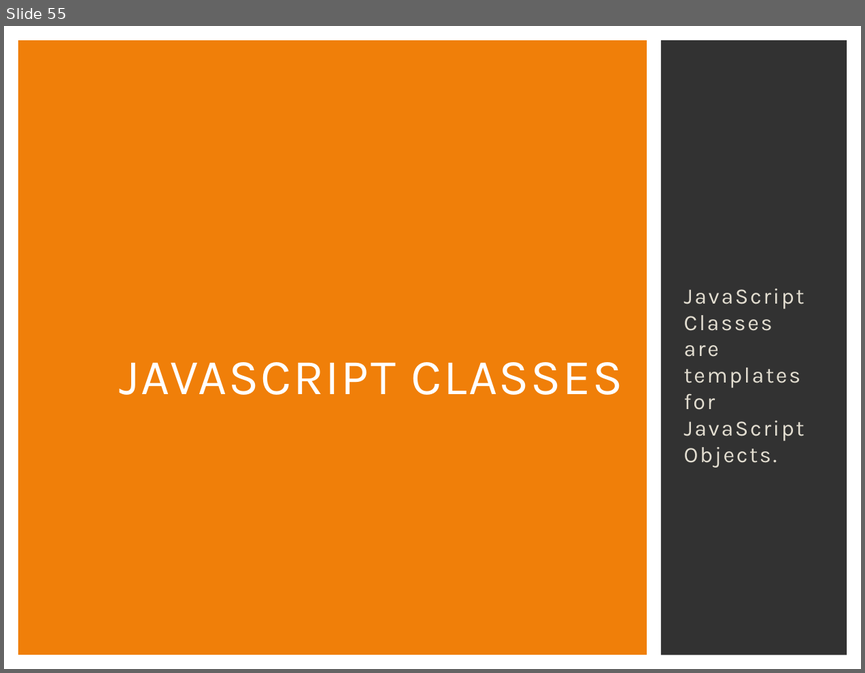
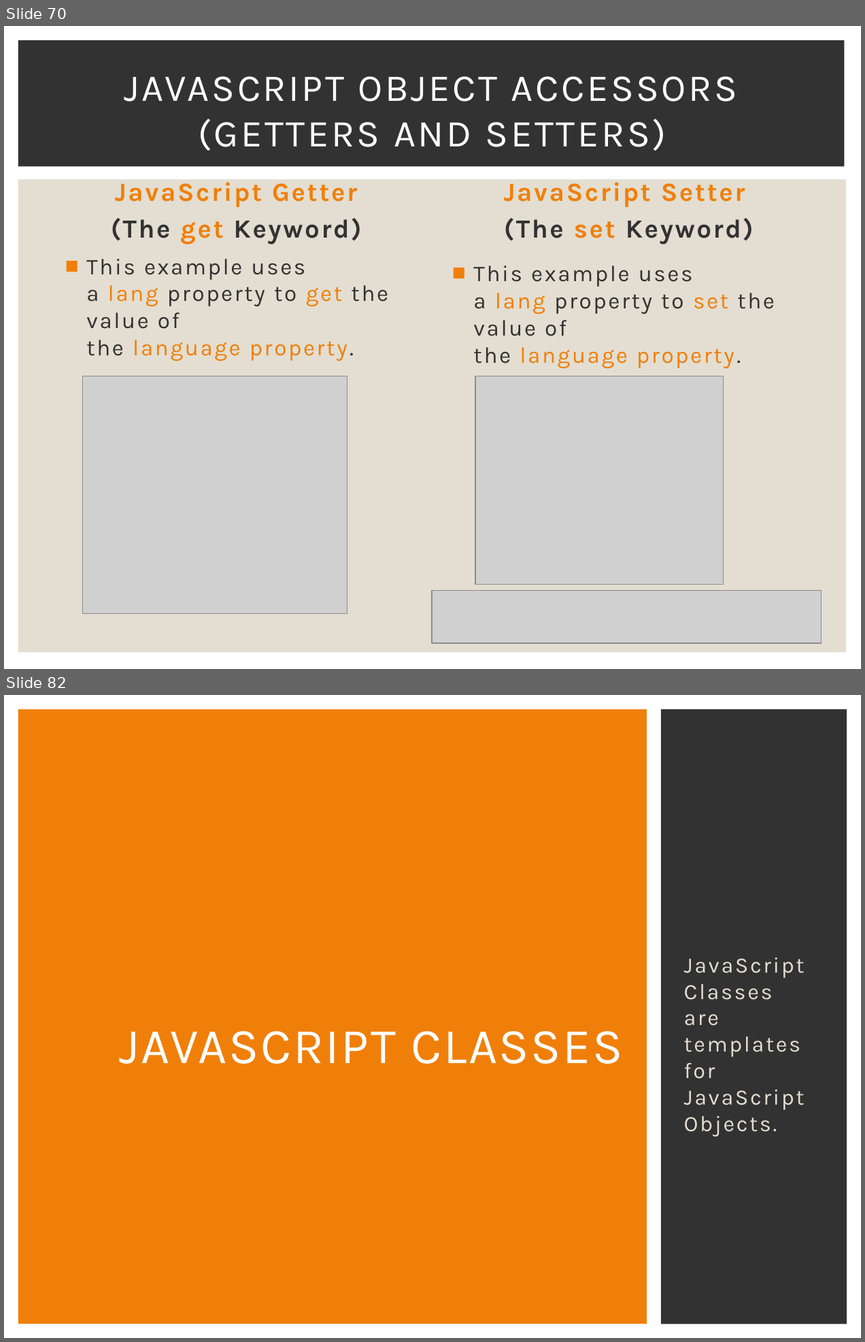
Before and after one commit to Karamihova/Fundamentals-JS, a slide deck: Programming Prep.pptx. Shown one above the other, each under a label of ours: slide 55 before the commit, slides 70 and 82 after it; the slides between them are not shown. The pictures are 865x673 and 865x1342 pixels, drawn with LibreOffice and Linux fonts; fonts in the diff are those of the drawing; grey boxes stand for pictures. Boxes give left, top, right and bottom in pixels: in the first picture for what was removed or moved away, otherwise in the second. Text is boxed around its words. In the diff, an @@ line names an element or a change of style, - is before the commit and + after.

```diff
--- a/Programming Prep.pptx
+++ b/Programming Prep.pptx
@@ slide 70 added at [4, 26, 861, 669], background #FFFFFF @@
@@ rectangle added at [18, 40, 844, 167], fill #323232 @@
@@ title added at [124, 76, 737, 150], 32 pt, text #FFFFFF @@
+JAVASCRIPT OBJECT ACCESSORS
+(GETTERS AND SETTERS)
@@ rectangle added at [18, 180, 847, 652], fill #E3DED1 @@
@@ text added at [111, 178, 362, 244], 22 pt, text #F07F09, bold @@
+JavaScript Getter
+(The get Keyword)
@@ text added at [504, 178, 753, 244], 22 pt, text #F07F09, bold @@
+JavaScript Setter
+(The set Keyword)
@@ text added at [86, 259, 388, 361], 19 pt, text #323232 @@
+■ This example uses a lang property to get the value of the language property.
@@ text added at [473, 265, 774, 368], 19 pt, text #323232 @@
+■ This example uses a lang property to set the value of the language property.
@@ picture added at [83, 376, 347, 613] @@
@@ picture added at [475, 376, 723, 584] @@
@@ picture added at [432, 590, 821, 642] @@
@@ what was slide 55 is now slide 82 @@
```
Also in this commit, not shown: 1 slide changed, 26 other slides added.
